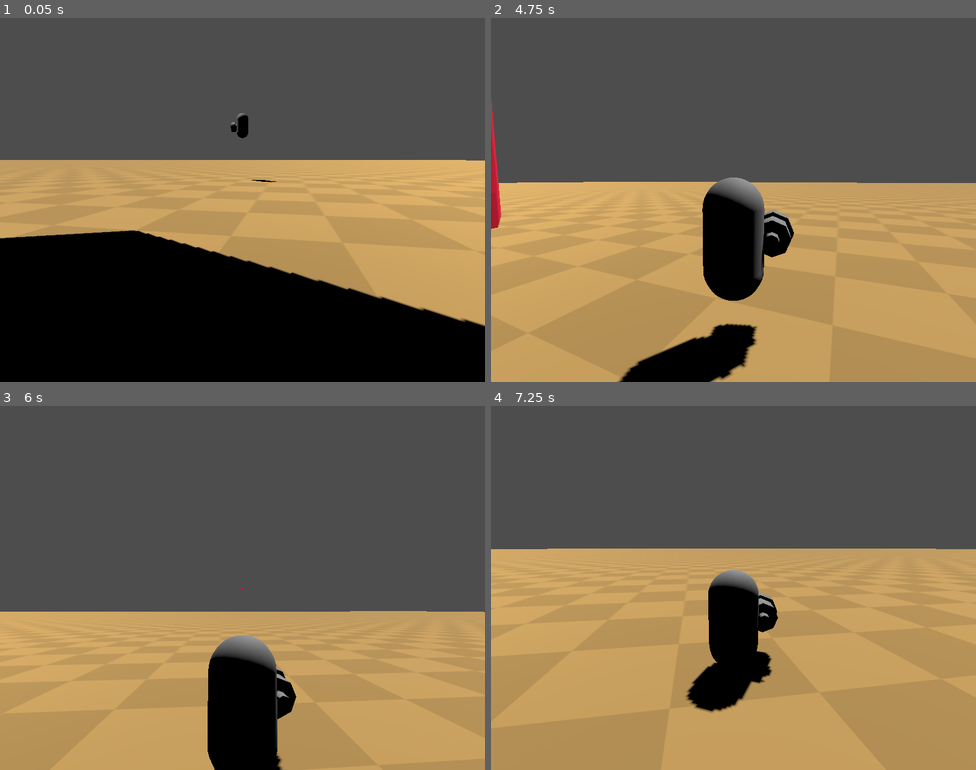
Above: before the commit, frames 1-4 (two rows, left to right).
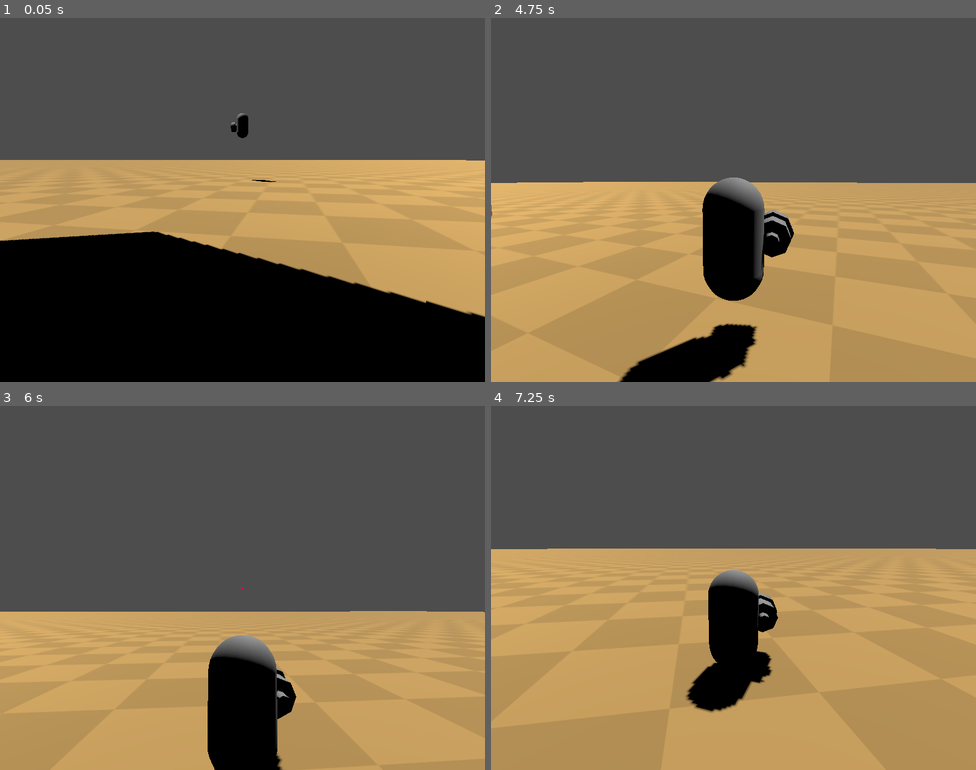
Above: after the commit, the same moments.

Repository: jujopopvirus/Outlaw_Jam
Game: Godot game, scene res://content/level/test_level.tscn
Two runs of this game, one before a commit and one after it. Both use one fixed random seed, a clock stepped at 60 frames per second and the inputs below.
Inputs (mouse positions are in pixels of both pictures, inside the frame that each line leads up to):
- Up to frame 1 (0.05 s): no input
- Up to frame 2 (4.75 s): tap Enter (ui_accept) at 0.5, 0.77, 1.52, 3.02, 3.77, 4.52 s; move the mouse to (757, 200) at 0.52 s; hold W (up) 0.53-1.28 s; hold ] (toggle_mouse_mode) 0.53-1.28 s; move the mouse to (636, 218) at 1.27 s; hold S (down) 1.28-2.03 s; tap ] (toggle_mouse_mode) at 1.35, 2.85, 4.35 s; move the mouse to (782, 119) at 2.02 s; hold D (right) 2.03-2.78 s; hold ] (toggle_mouse_mode) 2.03-2.78 s; move the mouse to (709, 272) at 2.77 s; hold W (up) 2.78-3.53 s; move the mouse to (879, 254) at 3.52 s; hold ] (toggle_mouse_mode) 3.53-4.28 s; hold A (left) from 3.53 s (still down); move the mouse to (588, 145) at 4.27 s
- Up to frame 3 (6 s): move the mouse to (266, 588) at 5.02 s; release A (left) at 5.03 s; hold S (down) 5.03-5.78 s; hold ] (toggle_mouse_mode) 5.03-5.78 s; move the mouse to (169, 497) at 5.77 s; hold D (right) from 5.78 s (still down); tap ] (toggle_mouse_mode) at 5.85 s
- Up to frame 4 (7.25 s): tap Enter (ui_accept) at 6.02, 6.77 s; move the mouse to (840, 569) at 6.52 s; release D (right) at 6.53 s; hold W (up) from 6.53 s (still down); hold ] (toggle_mouse_mode) from 6.53 s (still down)

The runs differ from the first frame. In frame 1, 1.7% of the frame differs, in the area x 0-100%, y 58-85%; in frame 2, 0.4%; in frame 3, less than 0.1%; in frame 4, less than 0.1%.

Commit message:
Update test_level.tscn

Diff:
--- a/content/level/test_level.tscn
+++ b/content/level/test_level.tscn
@@ -33,7 +33,7 @@
 metadata/_edit_lock_ = true
 
 [node name="Boss" type="CSGCylinder3D" parent="."]
-transform = Transform3D(1, 0, 0, 0, 1, 0, 0, 0, 1, 0, 12.4934, 0)
+transform = Transform3D(1, 0, 0, 0, 1, 0, 0, 0, 1, 0, 12.4934, 0.543399)
 layers = 3
 use_collision = true
 collision_layer = 7
